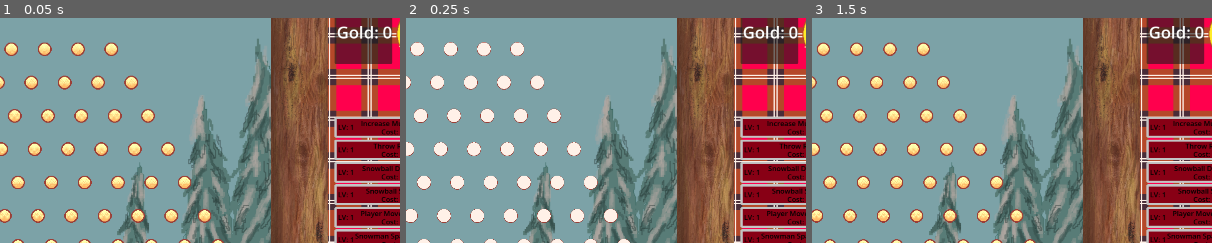
Above: before the commit, frames 1-3 (left to right).
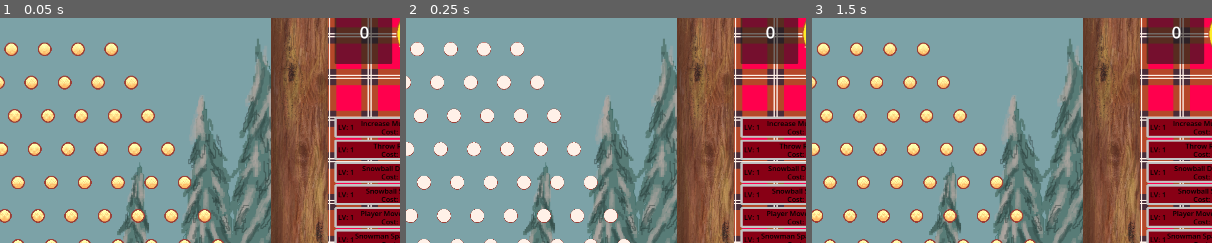
Above: after the commit, the same moments.

Repository: Parker-Vetter/snow-man-brawl
Game: Godot game, scene res://PeggleDrop/PeggleDrop.tscn
Same seed, same stepped clock (60 frames per second), same inputs: the game is played once before the commit and once after it. This scene is started directly instead of the project's main scene. The engine's default icon, where the game draws it, is replaced by a stand-in: a white triangle on a blue panel in a dark square.
Inputs:
- Up to frame 1 (0.05 s): no input
- Up to frame 2 (0.25 s): no input
- Up to frame 3 (1.5 s): click "Fight" at 0.5 s; click "Fight" at 1.25 s
The pictures show only the part of the screen within x 43-93%, y 5-55%; the shares and areas given below are measured in that part.

The runs differ from the first frame. In frame 1, 0.4% of the frame differs, in the area x 84-98%, y 3-10%; in frame 2, 0.4%; in frame 3, 0.4%.
Error in both runs: Out of bounds get index '0' (on base: 'Array[Node]') (res://PeggleDrop/UI/ui_fight.gd:8)

Commit message:
Mask Updates

Diff:
--- a/MainGame/Scenes/player.tscn
+++ b/MainGame/Scenes/player.tscn
@@ -2,8 +2,8 @@
 
 [ext_resource type="Script" uid="uid://dx6v36ecoksvj" path="res://MainGame/Scripts/player.gd" id="1_mta5u"]
 [ext_resource type="Texture2D" uid="uid://drhmw0seqyp60" path="res://MainGame/Assets/player-Sheet.png" id="2_mta5u"]
-[ext_resource type="Texture2D" uid="uid://dosvrq2iqensl" path="res://godot_mask.png" id="5_gbkh0"]
-[ext_resource type="Texture2D" uid="uid://dvthya88r48s" path="res://zacks sprites/masks/snowman_skimask.png" id="6_6dxmd"]
+[ext_resource type="Texture2D" uid="uid://4ktaaroi6pxx" path="res://zacks sprites/masks/godotmask_player.png" id="3_gbkh0"]
+[ext_resource type="Texture2D" uid="uid://cbcpo3g5yxcs6" path="res://zacks sprites/masks/skimask_player.png" id="4_6dxmd"]
 [ext_resource type="AudioStream" uid="uid://bj85dpgjq06bh" path="res://MainGame/Effects/impact.mp3" id="7_jj37f"]
 
 [sub_resource type="AtlasTexture" id="AtlasTexture_nw3ce"]
@@ -236,6 +236,21 @@
 
 [sub_resource type="CircleShape2D" id="CircleShape2D_t35mx"]
 radius = 176.00284
+
+[sub_resource type="AtlasTexture" id="AtlasTexture_4kw36"]
+atlas = ExtResource("4_6dxmd")
+region = Rect2(0, 0, 225, 225)
+
+[sub_resource type="SpriteFrames" id="SpriteFrames_2chul"]
+animations = [{
+"frames": [{
+"duration": 1.0,
+"texture": SubResource("AtlasTexture_4kw36")
+}],
+"loop": true,
+"name": &"default",
+"speed": 5.0
+}]
 
 [node name="Player" type="CharacterBody2D" unique_id=1210048637]
 collision_mask = 2
@@ -311,16 +326,17 @@
 
 [node name="godot_mask" type="Sprite2D" parent="Masks" unique_id=705814937]
 visible = false
-position = Vector2(-4.000003, -71.00001)
-scale = Vector2(0.6875, 0.68749994)
-texture = ExtResource("5_gbkh0")
-
-[node name="ski_mask" type="Sprite2D" parent="Masks" unique_id=1103373884]
+texture_filter = 1
+position = Vector2(2.000001, -75)
+scale = Vector2(1.384375, 1.384375)
+texture = ExtResource("3_gbkh0")
+region_enabled = true
+region_rect = Rect2(64, 0, 96, 80)
+
+[node name="ski_mask" type="AnimatedSprite2D" parent="Masks" unique_id=1667834082]
 visible = false
-position = Vector2(-2, -61)
-texture = ExtResource("6_6dxmd")
-region_enabled = true
-region_rect = Rect2(744, 8, 80, 80)
+sprite_frames = SubResource("SpriteFrames_2chul")
+autoplay = "default"
 
 [node name="Impact" type="AudioStreamPlayer" parent="." unique_id=1749451526]
 stream = ExtResource("7_jj37f")
--- a/MainGame/Scenes/snowman_godot_mask.tscn
+++ b/MainGame/Scenes/snowman_godot_mask.tscn
@@ -4,8 +4,7 @@
 [ext_resource type="Script" uid="uid://bmmmaippun6sc" path="res://MainGame/Scripts/drop_table_entry.gd" id="2_lck5g"]
 [ext_resource type="Resource" uid="uid://ddarl48f8f4ob" path="res://Resources/godot_mask.tres" id="3_lck5g"]
 [ext_resource type="SpriteFrames" uid="uid://mmsh7fp13qnt" path="res://MainGame/Assets/snowman_frames.tres" id="4_gax2n"]
-[ext_resource type="Texture2D" uid="uid://dvthya88r48s" path="res://zacks sprites/masks/snowman_skimask.png" id="5_u2mei"]
-[ext_resource type="Texture2D" uid="uid://dosvrq2iqensl" path="res://godot_mask.png" id="6_ft7nw"]
+[ext_resource type="Texture2D" uid="uid://c1crf7hrfrjk7" path="res://zacks sprites/masks/godotmask_snowman.png" id="5_lck5g"]
 [ext_resource type="AudioStream" uid="uid://ctue4op1kwntv" path="res://MainGame/Effects/splat.mp3" id="7_ft7nw"]
 
 [sub_resource type="Resource" id="Resource_eqmxu"]
@@ -13,64 +12,64 @@
 data = ExtResource("3_lck5g")
 metadata/_custom_type_script = "uid://bmmmaippun6sc"
 
-[sub_resource type="AtlasTexture" id="AtlasTexture_v856i"]
-atlas = ExtResource("5_u2mei")
+[sub_resource type="AtlasTexture" id="AtlasTexture_ft7nw"]
+atlas = ExtResource("5_lck5g")
 region = Rect2(0, 0, 225, 250)
 
-[sub_resource type="AtlasTexture" id="AtlasTexture_ed2yh"]
-atlas = ExtResource("5_u2mei")
+[sub_resource type="AtlasTexture" id="AtlasTexture_gax2n"]
+atlas = ExtResource("5_lck5g")
 region = Rect2(225, 0, 225, 250)
 
-[sub_resource type="AtlasTexture" id="AtlasTexture_6bnow"]
-atlas = ExtResource("5_u2mei")
+[sub_resource type="AtlasTexture" id="AtlasTexture_u2mei"]
+atlas = ExtResource("5_lck5g")
 region = Rect2(450, 0, 225, 250)
 
-[sub_resource type="AtlasTexture" id="AtlasTexture_km6eq"]
-atlas = ExtResource("5_u2mei")
+[sub_resource type="AtlasTexture" id="AtlasTexture_7ke2e"]
+atlas = ExtResource("5_lck5g")
 region = Rect2(675, 0, 225, 250)
 
-[sub_resource type="AtlasTexture" id="AtlasTexture_wjyxn"]
-atlas = ExtResource("5_u2mei")
+[sub_resource type="AtlasTexture" id="AtlasTexture_j6a15"]
+atlas = ExtResource("5_lck5g")
 region = Rect2(900, 0, 225, 250)
 
-[sub_resource type="AtlasTexture" id="AtlasTexture_ny0q6"]
-atlas = ExtResource("5_u2mei")
+[sub_resource type="AtlasTexture" id="AtlasTexture_ja8sq"]
+atlas = ExtResource("5_lck5g")
 region = Rect2(1125, 0, 225, 250)
 
-[sub_resource type="AtlasTexture" id="AtlasTexture_gd6m7"]
-atlas = ExtResource("5_u2mei")
+[sub_resource type="AtlasTexture" id="AtlasTexture_c42rl"]
+atlas = ExtResource("5_lck5g")
 region = Rect2(1350, 0, 225, 250)
 
-[sub_resource type="AtlasTexture" id="AtlasTexture_lcylk"]
-atlas = ExtResource("5_u2mei")
+[sub_resource type="AtlasTexture" id="AtlasTexture_irsf2"]
+atlas = ExtResource("5_lck5g")
 region = Rect2(1575, 0, 225, 250)
 
-[sub_resource type="SpriteFrames" id="SpriteFrames_kdqmn"]
+[sub_resource type="SpriteFrames" id="SpriteFrames_u554k"]
 animations = [{
 "frames": [{
 "duration": 1.0,
-"texture": SubResource("AtlasTexture_v856i")
+"texture": SubResource("AtlasTexture_ft7nw")
 }, {
 "duration": 1.0,
-"texture": SubResource("AtlasTexture_ed2yh")
+"texture": SubResource("AtlasTexture_gax2n")
 }, {
 "duration": 1.0,
-"texture": SubResource("AtlasTexture_6bnow")
+"texture": SubResource("AtlasTexture_u2mei")
 }, {
 "duration": 1.0,
-"texture": SubResource("AtlasTexture_km6eq")
+"texture": SubResource("AtlasTexture_7ke2e")
 }, {
 "duration": 1.0,
-"texture": SubResource("AtlasTexture_wjyxn")
+"texture": SubResource("AtlasTexture_j6a15")
 }, {
 "duration": 1.0,
-"texture": SubResource("AtlasTexture_ny0q6")
+"texture": SubResource("AtlasTexture_ja8sq")
 }, {
 "duration": 1.0,
-"texture": SubResource("AtlasTexture_gd6m7")
+"texture": SubResource("AtlasTexture_c42rl")
 }, {
 "duration": 1.0,
-"texture": SubResource("AtlasTexture_lcylk")
+"texture": SubResource("AtlasTexture_irsf2")
 }],
 "loop": true,
 "name": &"default",
@@ -92,15 +91,11 @@
 autoplay = "default"
 frame_progress = 0.9642842
 
-[node name="SkiMaskSprite" type="AnimatedSprite2D" parent="." unique_id=1851706585]
-visible = false
+[node name="GodotMask" type="AnimatedSprite2D" parent="." unique_id=1923042245]
 texture_filter = 1
 position = Vector2(0, -107)
-sprite_frames = SubResource("SpriteFrames_kdqmn")
-
-[node name="Sprite2D" type="Sprite2D" parent="." unique_id=1702955660]
-position = Vector2(-5, -195)
-texture = ExtResource("6_ft7nw")
+sprite_frames = SubResource("SpriteFrames_u554k")
+autoplay = "default"
 
 [node name="CollisionPolygon2D" type="CollisionPolygon2D" parent="." unique_id=1635999727]
 position = Vector2(1, -96)
--- a/PeggleDrop/PeggleDrop.tscn
+++ b/PeggleDrop/PeggleDrop.tscn
@@ -914,11 +914,14 @@
 size_flags_horizontal = 3
 
 [node name="Gold_Label" type="Label" parent="CanvasLayer/MainUI/Control/Panel/HBoxContainer/Panel2" unique_id=1557123810]
-layout_mode = 0
+layout_mode = 1
+anchors_preset = 15
+anchor_right = 1.0
+anchor_bottom = 1.0
 offset_left = 4.0
 offset_top = 48.0
-offset_right = 140.0
-offset_bottom = 103.0
+offset_right = 2.0
+offset_bottom = -49.0
 grow_horizontal = 2
 grow_vertical = 2
 size_flags_horizontal = 3
--- a/PeggleDrop/UI/gold_label.gd
+++ b/PeggleDrop/UI/gold_label.gd
@@ -10,4 +10,4 @@
 
 # Called every frame. 'delta' is the elapsed time since the previous frame.
 func _physics_process(delta: float) -> void:
-	self.text = "Gold: " + str(peggle_drop.game_data.gold)
+	self.text = str(peggle_drop.game_data.gold)
--- a/Resources/godot_mask.tres
+++ b/Resources/godot_mask.tres
@@ -1,10 +1,10 @@
 [gd_resource type="Resource" script_class="PickupData" format=3 uid="uid://ddarl48f8f4ob"]
 
 [ext_resource type="Script" uid="uid://bbpd1xeh0hn4d" path="res://MainGame/Scripts/pickupData.gd" id="1_3d18m"]
-[ext_resource type="Texture2D" uid="uid://d4dg0lito6cx6" path="res://icon.svg" id="2_7yeg1"]
+[ext_resource type="Texture2D" uid="uid://n1an7me6xbuu" path="res://zacks sprites/masks/godotmask_pickup.png" id="2_3d18m"]
 
 [resource]
 script = ExtResource("1_3d18m")
-sprite = ExtResource("2_7yeg1")
+sprite = ExtResource("2_3d18m")
 id = &"godot_mask"
 metadata/_custom_type_script = "uid://bbpd1xeh0hn4d"
--- a/Resources/ski_mask.tres
+++ b/Resources/ski_mask.tres
@@ -1,7 +1,7 @@
 [gd_resource type="Resource" script_class="PickupData" format=3 uid="uid://byx4sltc2ddcj"]
 
 [ext_resource type="Script" uid="uid://bbpd1xeh0hn4d" path="res://MainGame/Scripts/pickupData.gd" id="1_p74gc"]
-[ext_resource type="Texture2D" uid="uid://bye7la8iirxni" path="res://zacks sprites/masks/snowman_skimask_single.png" id="2_84kkh"]
+[ext_resource type="Texture2D" uid="uid://cah2hu8h3wqv2" path="res://zacks sprites/masks/skimask_pickup.png" id="2_84kkh"]
 
 [resource]
 script = ExtResource("1_p74gc")
